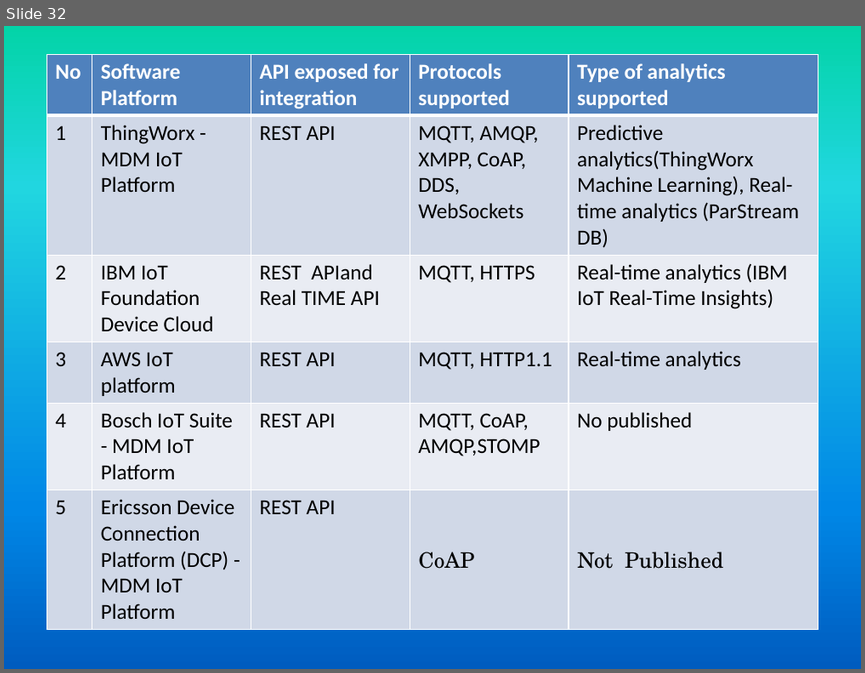
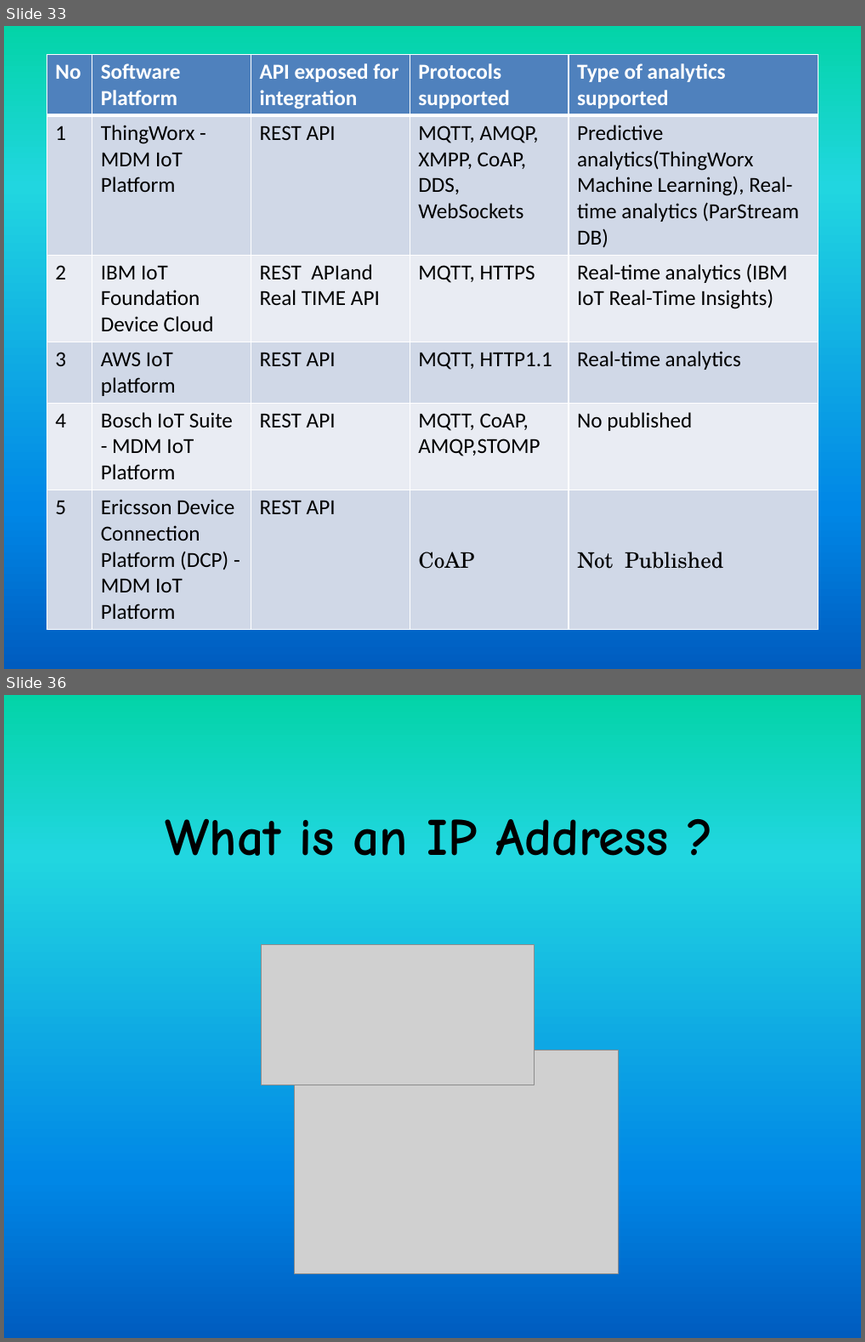
Before and after one commit to girishsukukumar/IOT, a slide deck: IO-1.pptx. Shown one above the other, each under a label of ours: slide 32 before the commit, slides 33 and 36 after it; the slides between them are not shown. The pictures are 865x673 and 865x1342 pixels, drawn with LibreOffice and Linux fonts; fonts in the diff are those of the drawing; grey boxes stand for pictures. Boxes give left, top, right and bottom in pixels: in the first picture for what was removed or moved away, otherwise in the second. Text is boxed around its words. In the diff, an @@ line names an element or a change of style, - is before the commit and + after.

```diff
--- a/IO-1.pptx
+++ b/IO-1.pptx
@@ slide 36 added at [4, 695, 861, 1338], background gradient #03D4A8 to #21D6E0 to #0087E6 to #005CBF @@
@@ title added at [165, 819, 669, 856], 44 pt, text #000000, bold @@
+What is an IP Address ?
@@ picture added at [261, 945, 534, 1085] @@
@@ picture added at [295, 1049, 619, 1273] @@
@@ what was slide 32 is now slide 33 @@
```
Also in this commit, not shown: 2 slides changed, 20 other slides added.
